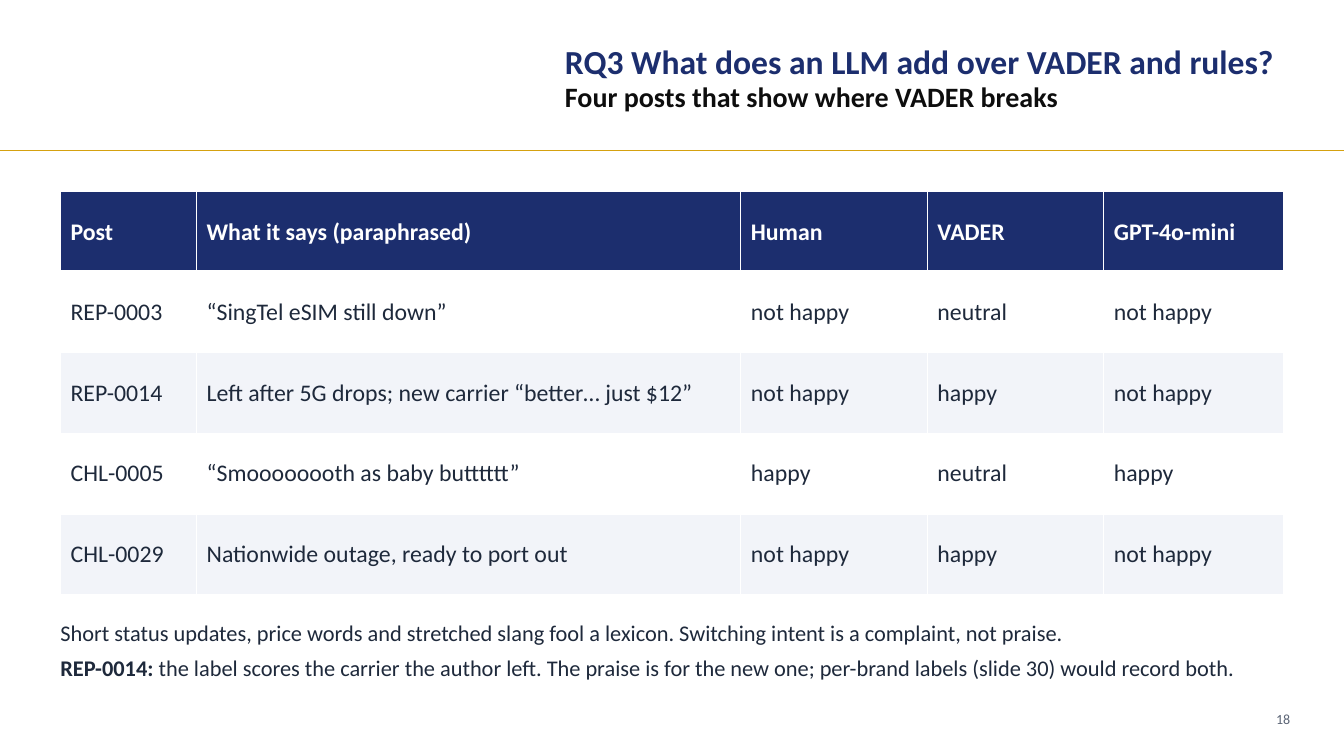
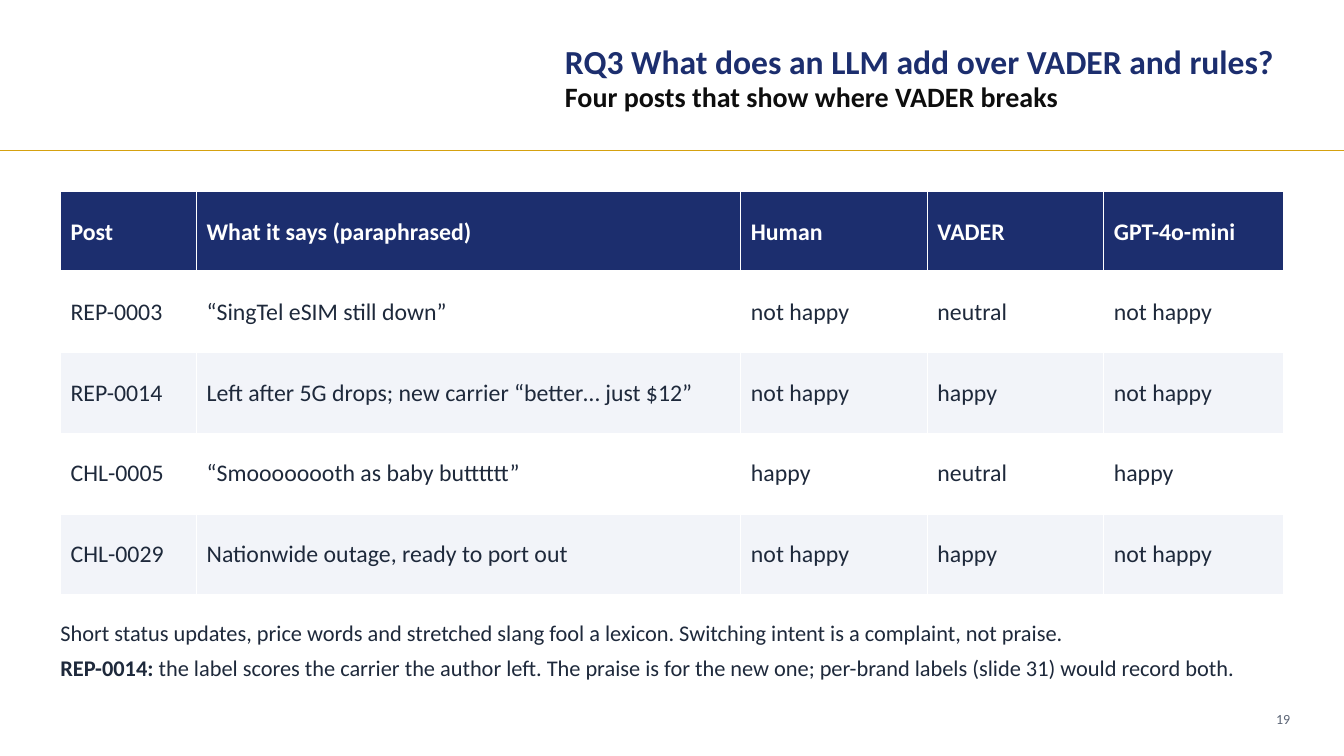
Before and after one commit to LizLicense/Public-Sentiment-Analysis-LLM-powered-Issue-Extraction, a slide deck: slide 19 of presentation/capstone_walkthrough_merged.pptx (slide 18 before the commit). Drawn at 1344x756 pixels with LibreOffice and Linux fonts; fonts in the diff are those of the drawing; background and template pictures are left out. Boxes give left, top, right and bottom in pixels: in the first picture for what was removed or moved away, otherwise in the second. Text is boxed around its words. In the diff, an @@ line names an element or a change of style, - is before the commit and + after.

```diff
--- a/presentation/capstone_walkthrough_merged.pptx
+++ b/presentation/capstone_walkthrough_merged.pptx
@@ text at (60,660,1233,680): text changed @@
-REP-0014: the label scores the carrier the author left. The praise is for the new one; per-brand labels (slide 30) would record both.
+REP-0014: the label scores the carrier the author left. The praise is for the new one; per-brand labels (slide 31) would record both.
@@ text at (1276,715,1290,724): text changed @@
-18
+19
```
Also in this commit, not shown: 30 other slides changed, 1 other file.
